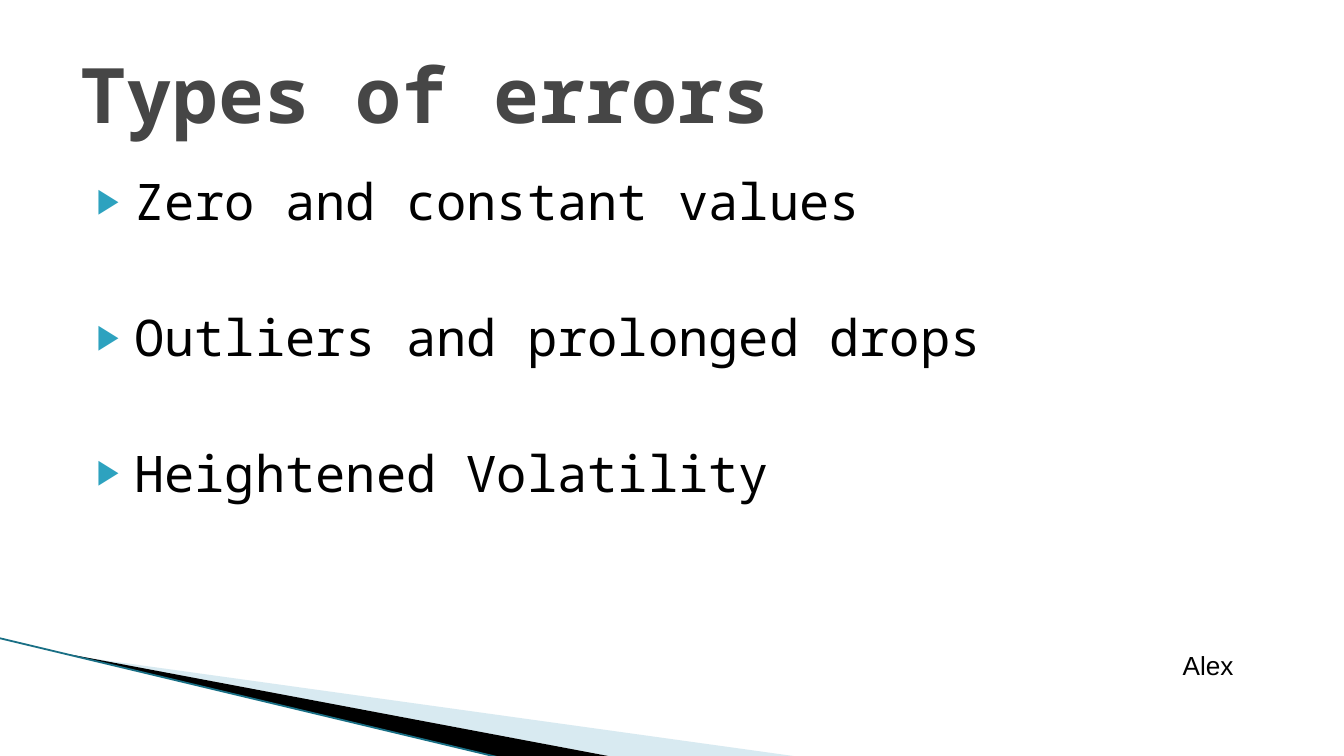
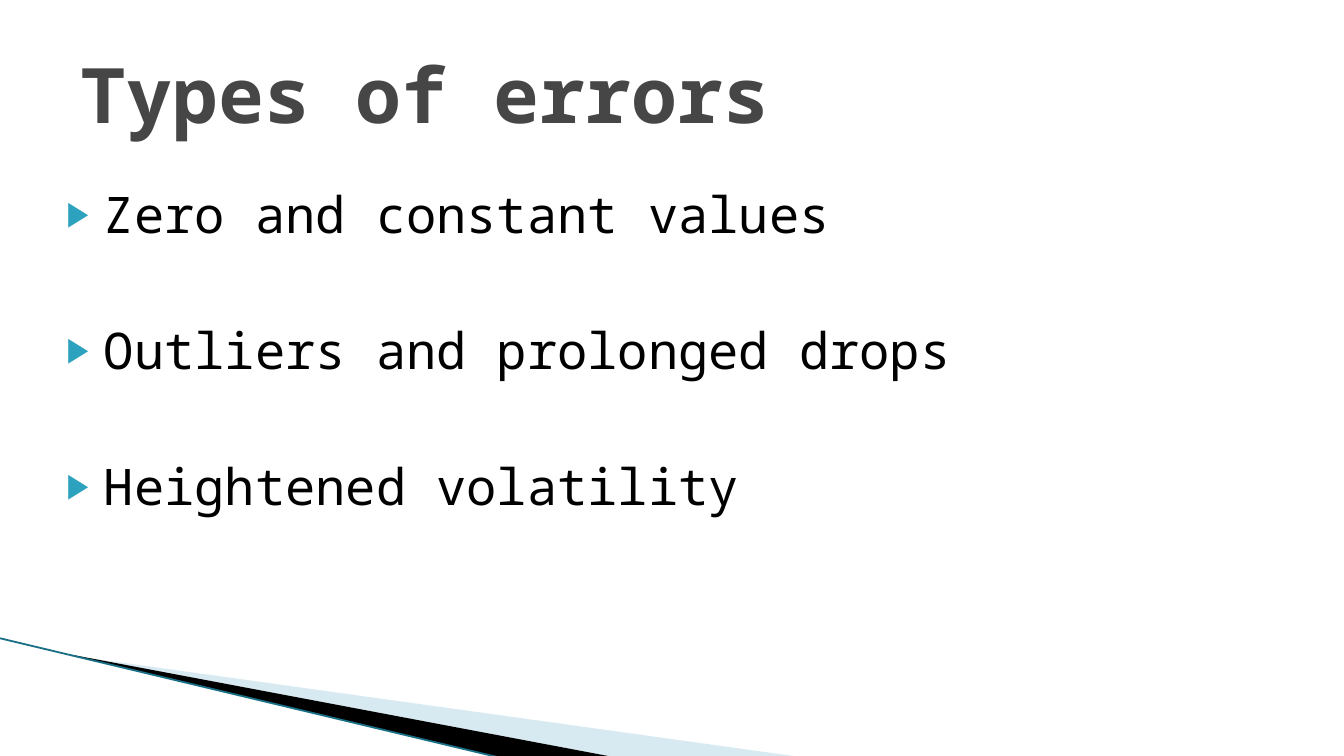
Before and after one commit to macejova/Ecox-seminar-project, a slide deck: slide 5 of prez/Macejovsky_Pardubicky_prez.pptx. Drawn at 1344x756 pixels with LibreOffice and Linux fonts; fonts in the diff are those of the drawing; background and template pictures are left out. Boxes give left, top, right and bottom in pixels: in the first picture for what was removed or moved away, otherwise in the second. Text is boxed around its words. In the diff, an @@ line names an element or a change of style, - is before the commit and + after.

```diff
--- a/prez/Macejovsky_Pardubicky_prez.pptx
+++ b/prez/Macejovsky_Pardubicky_prez.pptx
@@ text "Zero and constant values": place and size @@
-text "Zero and constant values" at [134, 181, 980, 505]
+text "Zero and constant values" at [104, 194, 950, 518]
@@ text at [104, 466, 738, 518]: text changed @@
-▶ Heightened Volatility
+▶ Heightened volatility
@@ text removed at [1183, 656, 1234, 676] @@
-Alex
```
Also in this commit, not shown: 11 other slides changed, 2 slides added, 1 slide removed.
